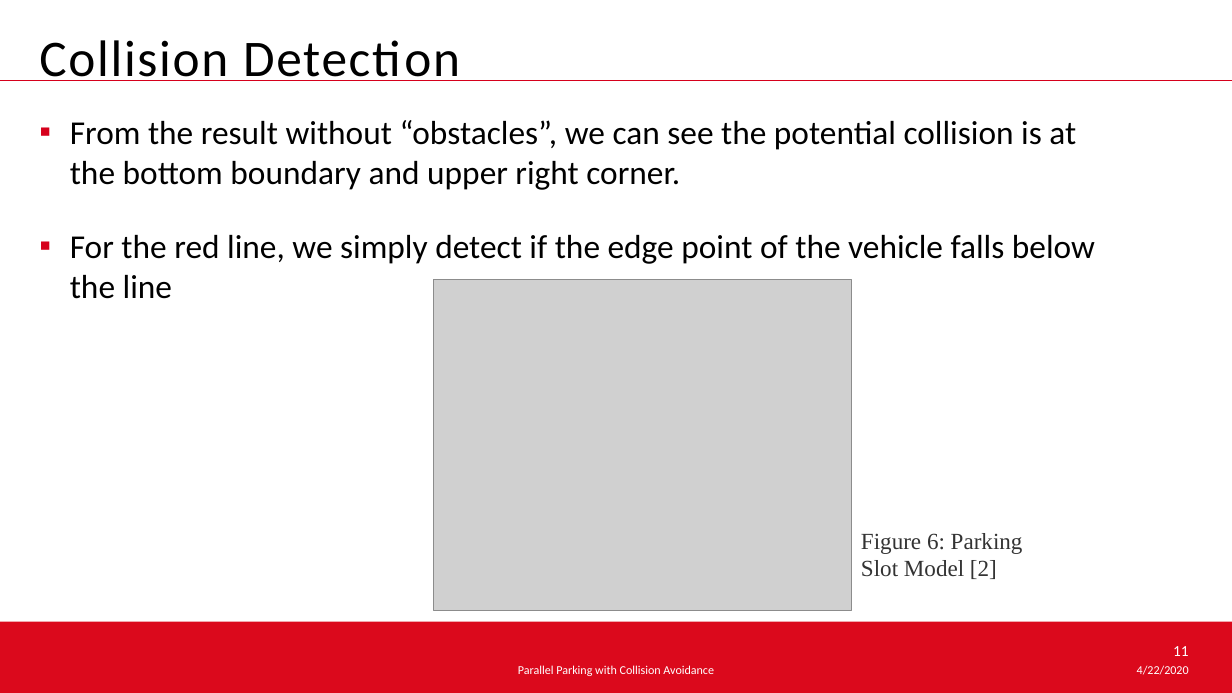
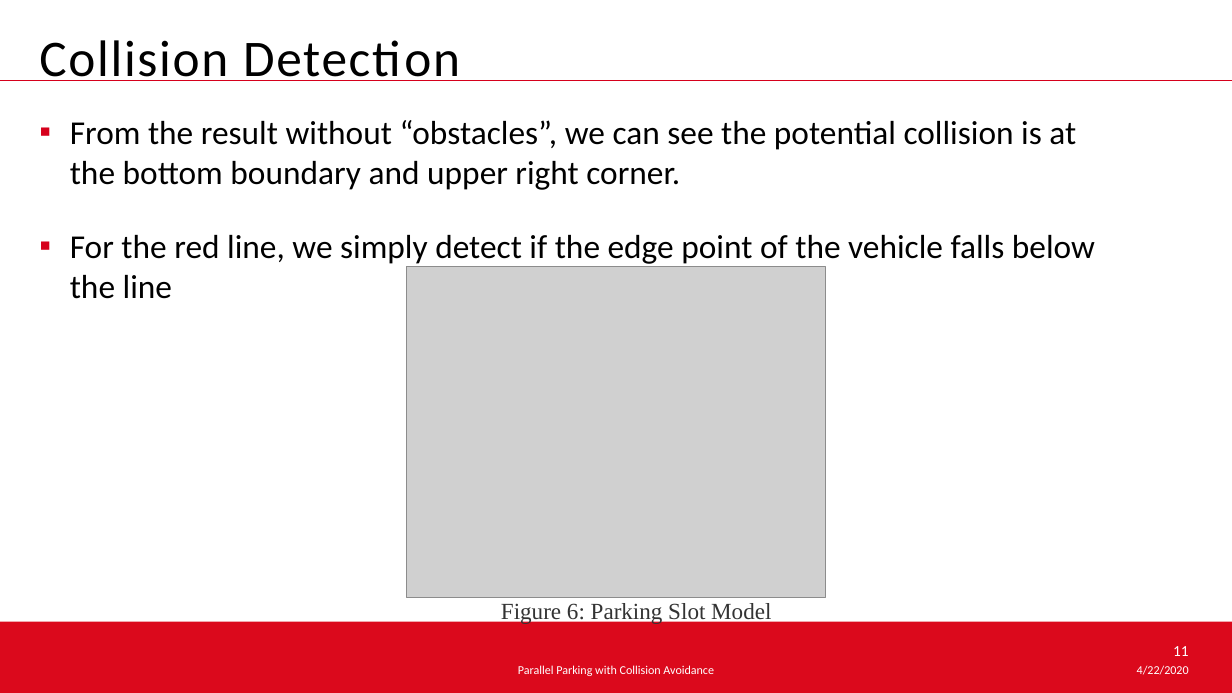
Before and after one commit to hehonglu123/optimal_control, a slide deck: slide 11 of Optimal Control Theory.pptx. Drawn at 1232x693 pixels with LibreOffice and Linux fonts; fonts in the diff are those of the drawing; grey boxes stand for pictures; background and template pictures are left out. Boxes give left, top, right and bottom in pixels: in the first picture for what was removed or moved away, otherwise in the second. Text is boxed around its words. In the diff, an @@ line names an element or a change of style, - is before the commit and + after.

```diff
--- a/Optimal Control Theory.pptx
+++ b/Optimal Control Theory.pptx
@@ picture: place and size @@
-picture at bbox=[433, 280, 852, 611]
+picture at bbox=[407, 267, 825, 598]
@@ text at bbox=[501, 603, 771, 625]: text changed @@
-Figure 6: Parking Slot Model [2]
+Figure 6: Parking Slot Model
```
Also in this commit, not shown: 4 other slides changed, 1 slide added.
